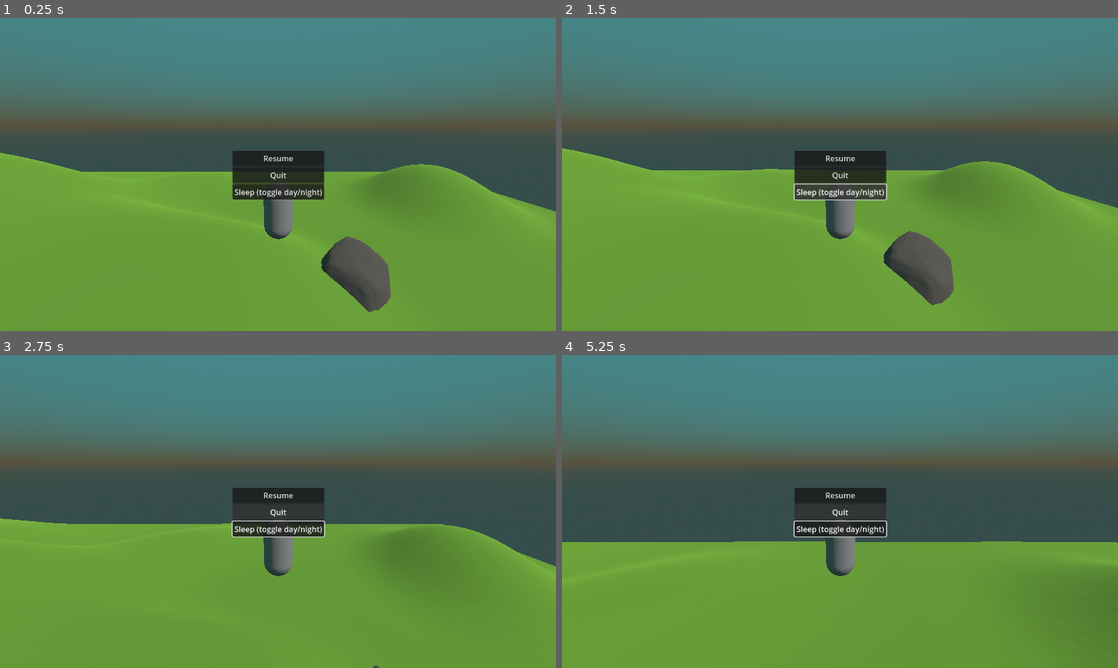
Above: before the commit, frames 1-4 (two rows, left to right).
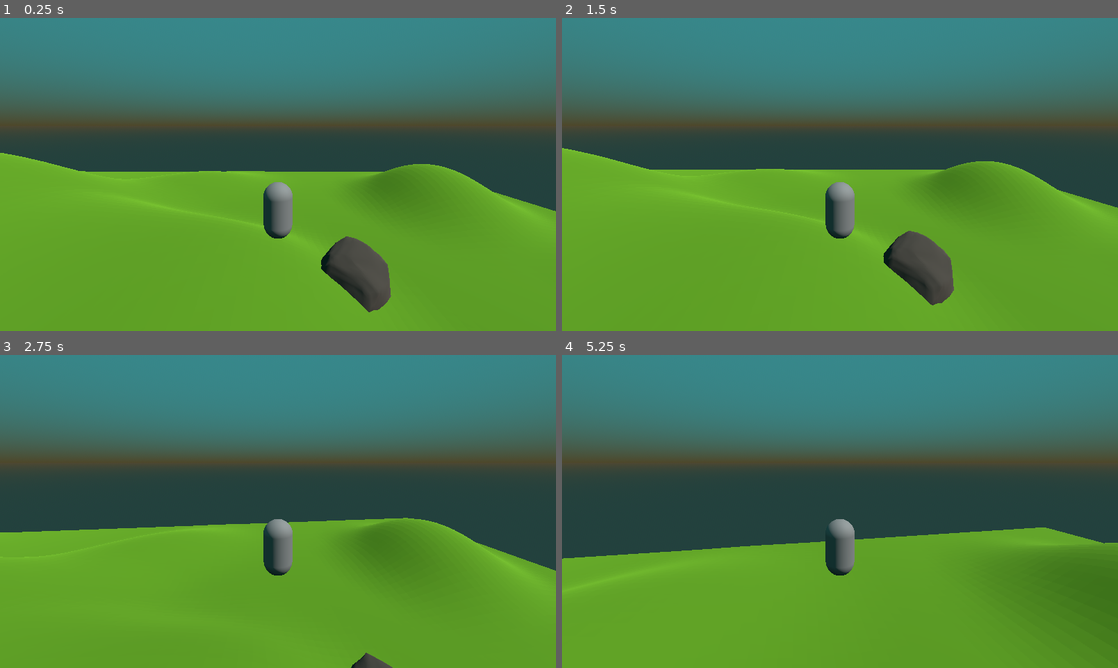
Above: after the commit, the same moments.

Repository: owen-laney/night-world
Game: Godot game, scene res://project/world/early/world.tscn
Same seed, same stepped clock (60 frames per second), same inputs: the game is played once before the commit and once after it.
Inputs (mouse positions are in pixels of both pictures, inside the frame that each line leads up to):
- Up to frame 1 (0.25 s): no input
- Up to frame 2 (1.5 s): click (840, 158) at 0.5 s, where only the run before the commit has a clickable "Resume"; click (840, 190) at 1.25 s, where only the run before the commit has a clickable "Sleep (toggle day/night)"
- Up to frame 3 (2.75 s): tap Enter at 2 s; move the mouse to (305, 511) at 2.02 s; hold W (move_forward) from 2.03 s (still down); tap Space (jump) at 2.27 s
- Up to frame 4 (5.25 s): keep holding W (move_forward); move the mouse to (812, 511) at 2.77 s; tap Space (jump) at 3.02, 4.52 s; move the mouse to (851, 505) at 3.52 s; move the mouse to (834, 517) at 4.27 s; move the mouse to (878, 514) at 5.02 s

The runs differ from the first frame. In frame 1, 2.5% of the frame differs, in the area x 0-100%, y 42-94%; in frame 2, 2.7%; in frame 3, 4.0%; in frame 4, 5.5%, in the area x 0-100%, y 42-76%.

Commit message:
Functional pause menu

Diff:
--- a/project.godot
+++ b/project.godot
@@ -18,7 +18,7 @@
 [display]
 
 window/size/mode=4
-window/stretch/mode="viewport"
+window/stretch/mode="canvas_items"
 
 [input]
 
--- a/project/character/character.gd
+++ b/project/character/character.gd
@@ -4,10 +4,10 @@
 var speed = 4.0  # movement speed
 var jump_speed = 6.0  # determines jump height
 var mouse_sensitivity = 0.002  # turning speed
-var mouse_captured = true
-
-func _ready():
-	Input.mouse_mode = Input.MOUSE_MODE_CAPTURED
+#var mouse_captured = true
+#
+#func _ready():
+	#Input.mouse_mode = Input.MOUSE_MODE_CAPTURED
 
 func get_input():
 	var input = Input.get_vector("move_left", "move_right", "move_forward", "move_back")
--- a/project/pause_menu/pause_menu.gd
+++ b/project/pause_menu/pause_menu.gd
@@ -1,24 +1,29 @@
 extends Control
 
+func _ready():
+	visible = false
+	Input.set_mouse_mode(Input.MOUSE_MODE_CAPTURED)
 
 func resume():
 	get_tree().paused = false
+	visible = false
+	Input.set_mouse_mode(Input.MOUSE_MODE_CAPTURED)
 
 func pause():
 	get_tree().paused = true
+	visible = true
+	Input.set_mouse_mode(Input.MOUSE_MODE_VISIBLE)
 
 func testEsc():
 	if Input.is_action_just_pressed("esc"):
-		if get_tree().paused == false:
+		if get_tree().paused:
+			resume()
+		else:
 			pause()
-			Input.set_mouse_mode(Input.MOUSE_MODE_VISIBLE)
-		if get_tree().paused == true:
-			resume()
 
 
 func _on_resume_pressed() -> void:
 	resume()
-	Input.set_mouse_mode(Input.MOUSE_MODE_CAPTURED)
 
 
 func _on_quit_pressed() -> void:
@@ -26,7 +31,7 @@
 
 
 func _on_sleep_pressed() -> void:
-	pass # Replace with function body.
+	pass
 
 func _process(delta):
 	testEsc()
